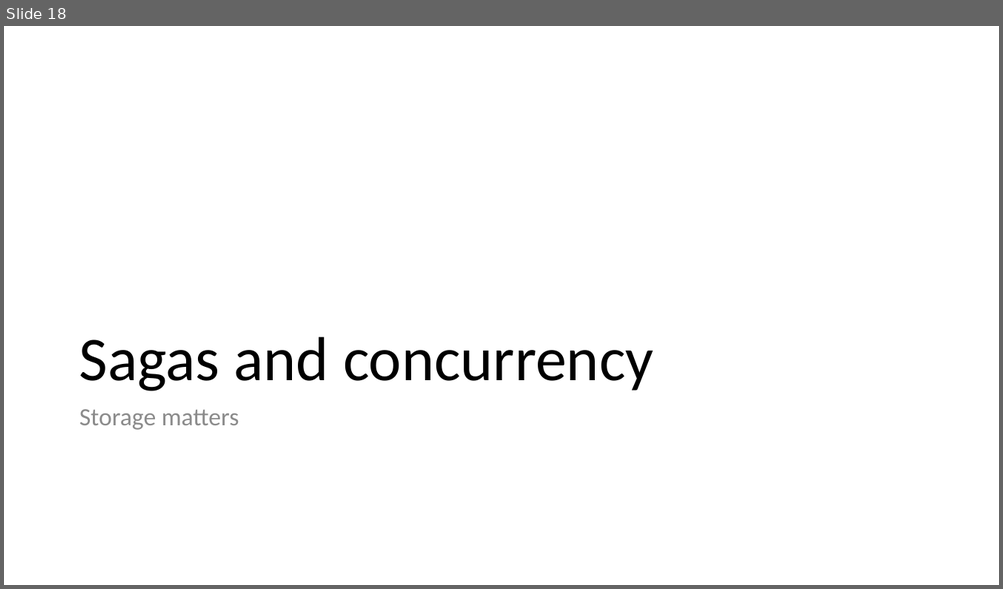
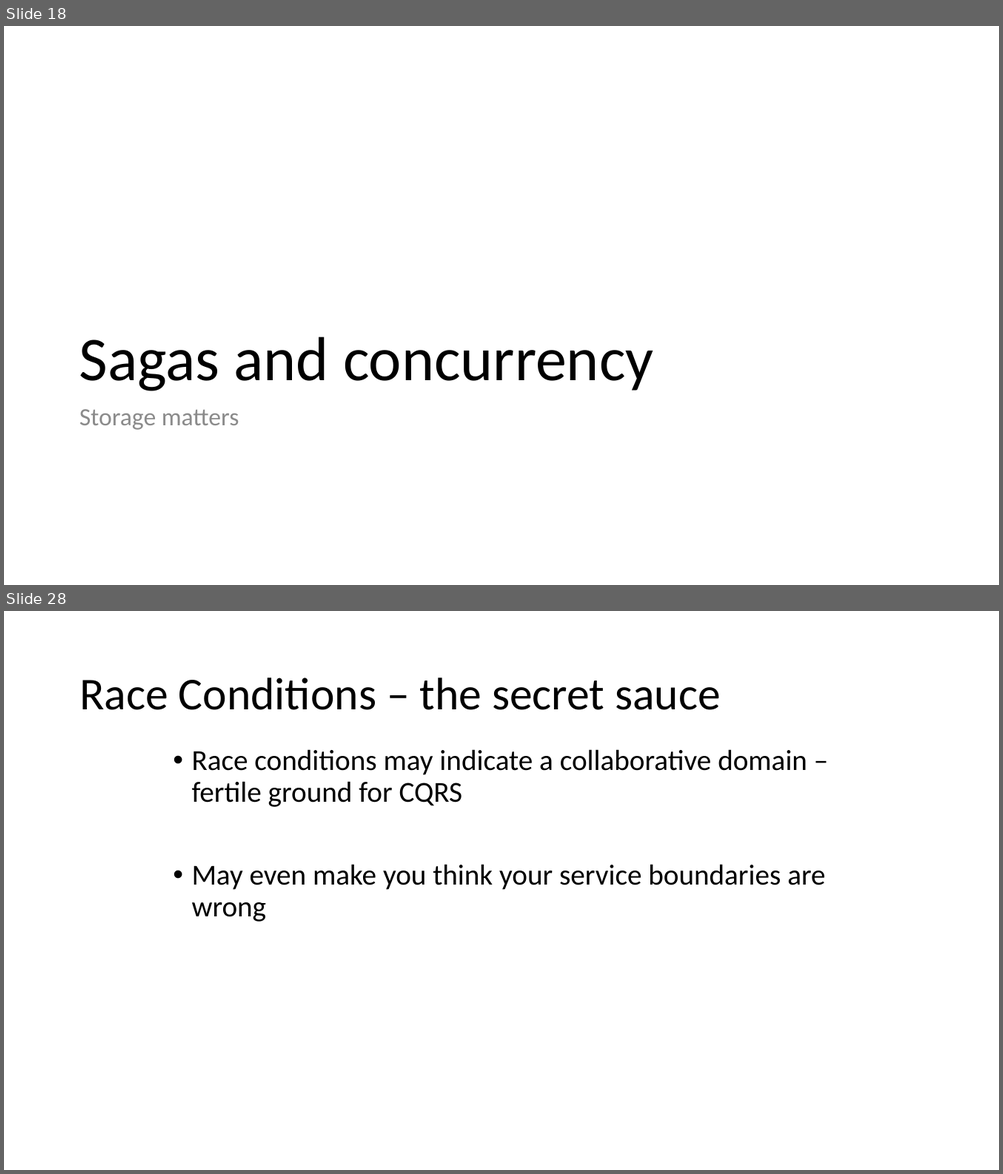
Before and after one commit to Particular/SagaMasterClass, a slide deck: SagaMasterClass.pptx. Shown one above the other, each under a label of ours: slide 18 before the commit, slides 18 and 28 after it; the slides between them are not shown. The pictures are 1003x589 and 1003x1174 pixels, drawn with LibreOffice and Linux fonts; fonts in the diff are those of the drawing. Boxes give left, top, right and bottom in pixels: in the first picture for what was removed or moved away, otherwise in the second. Text is boxed around its words. In the diff, an @@ line names an element or a change of style, - is before the commit and + after.

```diff
--- a/SagaMasterClass.pptx
+++ b/SagaMasterClass.pptx
@@ slide 28 added at (x1=4, y1=611, x2=999, y2=1170), background #FFFFFF @@
@@ title added at (x1=79, y1=678, x2=720, y2=710), 44 pt, text #000000 @@
+Race Conditions – the secret sauce
@@ text added at (x1=192, y1=749, x2=825, y2=922), 28 pt, text #000000 @@
+• Race conditions may indicate a collaborative domain – fertile ground for CQRS
+• May even make you think your service boundaries are wrong
```
Also in this commit, not shown: 3 slides changed, 16 other slides added, 7 other files.
